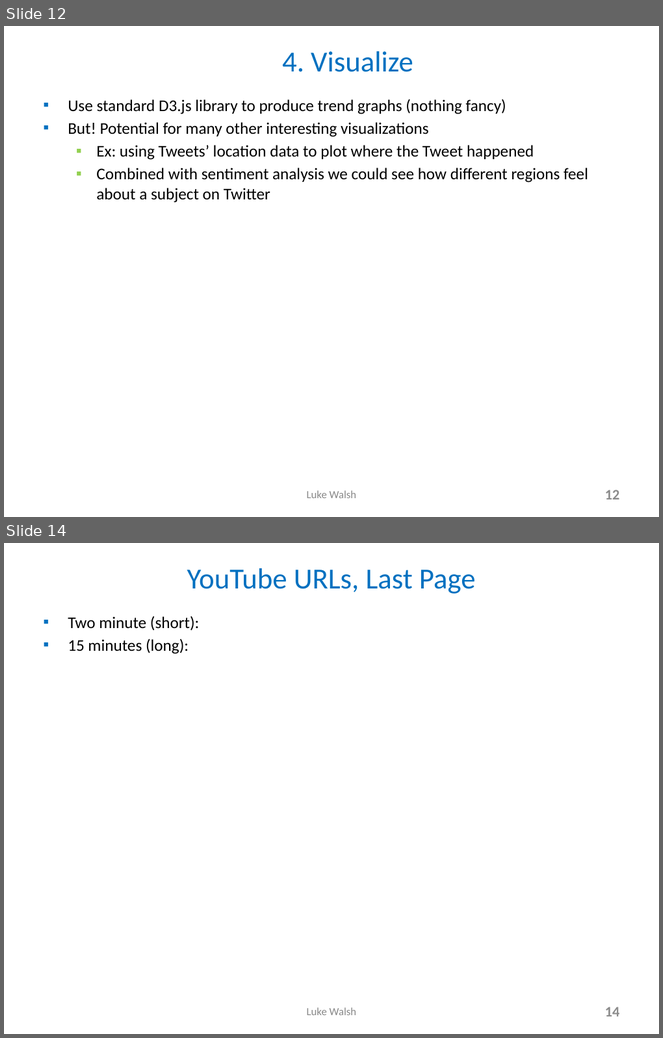
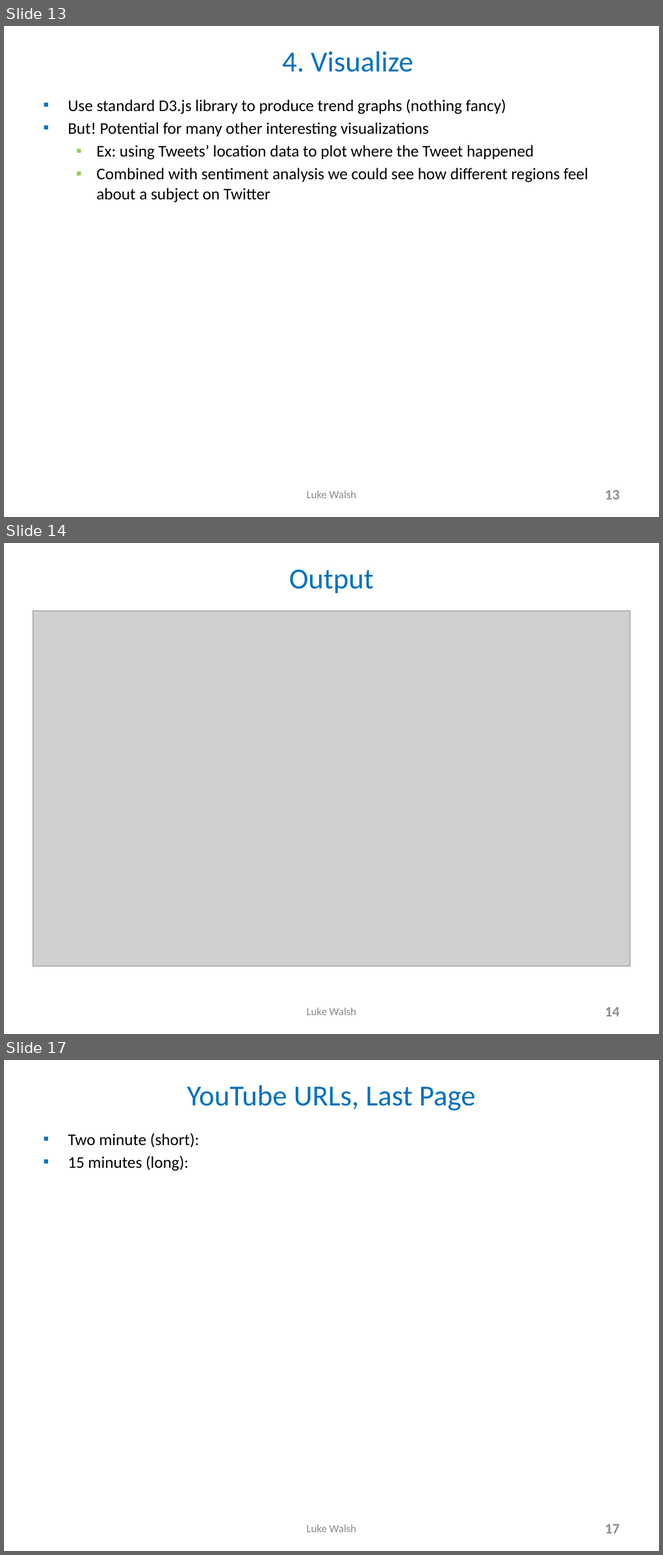
Before and after one commit to lukewalshct/Twitter_Sentiment, a slide deck: Spark_Streaming_NLTK_LWalsh_15min.pptx. Shown one above the other, each under a label of ours: slides 12 and 14 before the commit, slides 13, 14 and 17 after it; the slides between them are not shown. The pictures are 663x1038 and 663x1555 pixels, drawn with LibreOffice and Linux fonts; fonts in the diff are those of the drawing; grey boxes stand for pictures. Boxes give left, top, right and bottom in pixels: in the first picture for what was removed or moved away, otherwise in the second. Text is boxed around its words. In the diff, an @@ line names an element or a change of style, - is before the commit and + after.

```diff
--- a/Spark_Streaming_NLTK_LWalsh_15min.pptx
+++ b/Spark_Streaming_NLTK_LWalsh_15min.pptx
@@ slide 14 added at (x1=4, y1=543, x2=659, y2=1034), background #FFFFFF @@
@@ title added at (x1=289, y1=570, x2=374, y2=594), 32 pt, text #0070C0 @@
+Output
@@ picture added at (x1=33, y1=611, x2=631, y2=966) @@
@@ text added at (x1=307, y1=1008, x2=357, y2=1016), 12 pt, text #898989 @@
+Luke Walsh
@@ page number added at (x1=605, y1=1007, x2=620, y2=1017), 16 pt, text #8C8C8C, bold @@
+14
@@ what was slide 12 is now slide 13 @@
@@ page number at (x1=605, y1=490, x2=620, y2=500): text changed @@
-12
+13
@@ what was slide 14 is now slide 17 @@
@@ page number at (x1=605, y1=1524, x2=620, y2=1534): text changed @@
-14
+17
```
Also in this commit, not shown: 4 slides changed, 2 other slides added, 1 other file.
